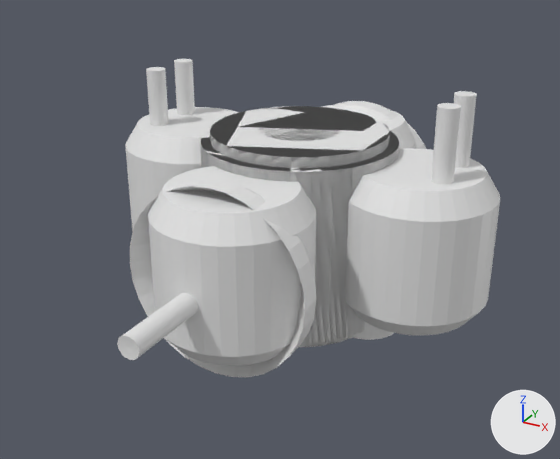
The FBX model Assets/FBX/rocket.fbx, before and after one commit.
Both versions are drawn from a 50 mm camera at (3.47, -6.73, 4.21) aimed at (0.07, -0.53, 1.12). The lights are fixed; the arrows at lower right show +X, +Y and +Z. Where no turn or scale is listed for an object, it has been applied to the vertices.

Names of what the first picture shows: 'FuelTank', 'LifeSupport', 'Probe', 'Thruster_0', 'Top', 'Weapon'.
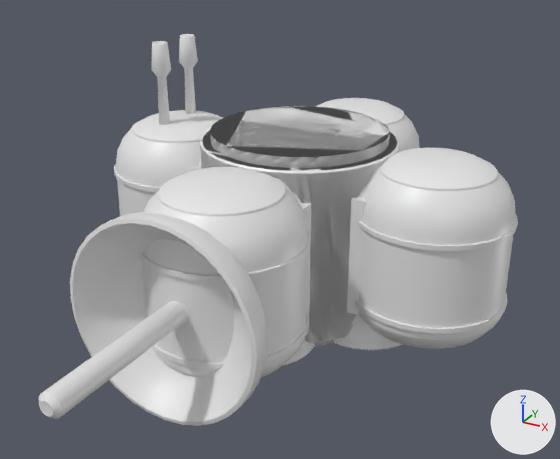
What differs and where, as boxes [x1, y1, x2, y2] in the pictures (560 x 459 px; the box of a moved part takes in the faces that stretch with it):
'FuelTank', reshaped (8% wider, 7% taller): before [126, 105, 500, 366]; after [114, 98, 518, 378]
'Probe_Dish', added: after [39, 212, 266, 426]
'Probe', reshaped (35% narrower, 13% shorter): before [117, 101, 426, 377]; after [200, 106, 399, 345]
'Weapon', reshaped: before [146, 59, 477, 184]; after [200, 130, 399, 347]
'Thruster_0', reshaped: before [200, 134, 399, 340]; after [199, 134, 402, 366]
'Weapon_Barrels', added: after [151, 34, 198, 125]
part 1 of me_cylinder, built on: before [200, 143, 399, 340]; after [199, 149, 402, 366]
part 2 of me_cylinder_002, deleted: before [146, 59, 477, 184]
part 3 of me_cylinder_002, moved or reshaped (not visible before): after [200, 130, 399, 343]
part 4 of me_cylinder_003, deleted: before [328, 101, 426, 149]
part 5 of me_cylinder_003, deleted: before [117, 179, 316, 377]
part 6 of me_cylinder_003, built on: after [200, 133, 399, 342]
part 7 of me_cylinder_005, rebuilt: before [148, 166, 316, 366]; after [140, 167, 311, 378]
part 8 of me_cylinder_005, rebuilt: before [321, 105, 416, 149]; after [315, 98, 420, 152]
part 9 of me_cylinder_005, rebuilt (8% taller): before [345, 149, 500, 335]; after [355, 148, 518, 349]
part 10 of me_cylinder_005, rebuilt: before [126, 107, 239, 231]; after [114, 110, 223, 216]
part 11 of me_cylinder_005, moved or reshaped (not visible before): after [201, 133, 396, 341]

Patch to the scene script:
```diff
--- a/Assets/FBX/rocket.fbx.py
+++ b/Assets/FBX/rocket.fbx.py
@@ me_cylinder_003 @@
-me_cylinder_003.from_pydata(...)  # 1092 vertices, 1122 faces; spans x -1.0..1.0, y -2.83..2.83, z 0.0..2.0
+me_cylinder_003.from_pydata(...)  # 328 vertices, 306 faces; spans x -1.0..1.0, y -1.16..1.16, z 0.0..2.0
+# me_cylinder_003 part 4: the loose piece of 450 vertices spanning x -0.92..0.92, y 0.83..2.83, z 0.07..1.91 is deleted
+# me_cylinder_003 part 5: the loose piece of 450 vertices spanning x -0.92..0.92, y -2.83..-0.83, z 0.07..1.91 is deleted
+# me_cylinder_003 part 6: 64 vertices moved from x -1.0..1.0, y -1.0..1.0, z 0.1..1.9 to x -0.98..0.98, y -0.98..0.98, z 0.1..1.9; 136 vertices added at x -1.0..1.0, y -1.16..1.16, z 0.12..1.88
+me_cylinder_003.materials.append(mat_gradmat)  # white #e7e7e7
@@ me_cylinder @@
-me_cylinder.from_pydata(...)  # 384 vertices, 234 faces; spans x -1.17..1.17, y -1.17..1.17, z 0.0..2.0
+me_cylinder.from_pydata(...)  # 3136 vertices, 2986 faces; spans x -1.38..1.38, y -1.38..1.38, z 0.0..2.0
+# me_cylinder part 1: 32 vertices moved from x -1.0..1.0, y -1.0..1.0, z 1.88 to x -0.99..0.99, y -0.99..0.99, z 1.88; 160 vertices removed from x -1.17..1.17, y -1.17..1.17, z 0.0..0.54; 2912 vertices added at x -1.38..1.38, y -1.38..1.38, z 0.0..1.87
+me_cylinder.materials.append(mat_gradmat)  # white #e7e7e7
@@ me_cylinder_005 @@
-me_cylinder_005.from_pydata(...)  # 704 vertices, 554 faces; spans x -2.04..2.04, y -2.04..2.04, z 0.0..2.0
+me_cylinder_005.from_pydata(...)  # 2816 vertices, 2666 faces; spans x -2.23..2.23, y -2.23..2.23, z 0.0..2.0
+# me_cylinder_005 part 7: the loose piece of 128 vertices spanning x -0.75..0.75, y -2.04..-0.54, z 0.34..1.8 is rebuilt with 640 vertices and now spans x -0.77..0.77, y -2.23..-0.68, z 0.23..1.92, in mat_gradmat (white #e7e7e7)
+# me_cylinder_005 part 8: the loose piece of 128 vertices spanning x -0.75..0.75, y 0.54..2.04, z 0.34..1.8 is rebuilt with 640 vertices and now spans x -0.77..0.77, y 0.68..2.23, z 0.23..1.92, in mat_gradmat (white #e7e7e7)
+# me_cylinder_005 part 9: the loose piece of 128 vertices spanning x 0.54..2.04, y -0.75..0.75, z 0.34..1.8 is rebuilt with 640 vertices and now spans x 0.68..2.23, y -0.77..0.77, z 0.23..1.92, in mat_gradmat (white #e7e7e7)
+# me_cylinder_005 part 10: the loose piece of 128 vertices spanning x -2.04..-0.54, y -0.75..0.75, z 0.34..1.9 is rebuilt with 640 vertices and now spans x -2.23..-0.68, y -0.77..0.77, z 0.23..1.92, in mat_gradmat (white #e7e7e7)
+# me_cylinder_005 part 11: 64 vertices removed from x -1.0..1.0, y -1.0..1.0, z 0.1..1.9; 128 vertices added at x -1.0..1.0, y -1.0..1.0, z 0.1..1.9
+me_cylinder_005.materials.append(mat_gradmat)  # white #e7e7e7
@@ me_cylinder_002 @@
-me_cylinder_002.from_pydata(...)  # 720 vertices, 506 faces; spans x -1.79..1.79, y -1.0..1.0, z 0.0..2.49
+me_cylinder_002.from_pydata(...)  # 612 vertices, 514 faces; spans x -1.25..1.25, y -1.28..1.28, z 0.0..2.0
+# me_cylinder_002 part 2: 6 loose pieces with 400 vertices, spanning x -1.79..1.79, y -0.49..0.51, z 0.59..2.49, are deleted
+# me_cylinder_002 part 3: 64 vertices removed from x -1.0..1.0, y -1.0..1.0, z 0.1..1.9; 128 vertices added at x -1.0..1.0, y -1.0..1.0, z 0.1..1.9
+me_cylinder_002.materials.append(mat_gradmat)  # white #e7e7e7
@@ ob_weapon_barrels @@
+ob_weapon_barrels = bpy.data.objects.new('Weapon_Barrels', me_cylinder_015)  # 336 vertices, 292 faces; spans x -0.1..0.1, y -0.35..0.35, z 0.06..1.59; in mat_gradmat (white #e7e7e7)
+ob_weapon_barrels.location = (-1.5, 0.0, 1.178)
@@ ob_probe_dish @@
+ob_probe_dish = bpy.data.objects.new('Probe_Dish', me_cylinder_007)  # 538 vertices, 558 faces; spans x -0.92..0.92, y -3.69..-1.26, z 0.07..1.91; in mat_gradmat (white #e7e7e7)
+ob_probe_dish.location = (0.0, 0.0, 0.0)
```
